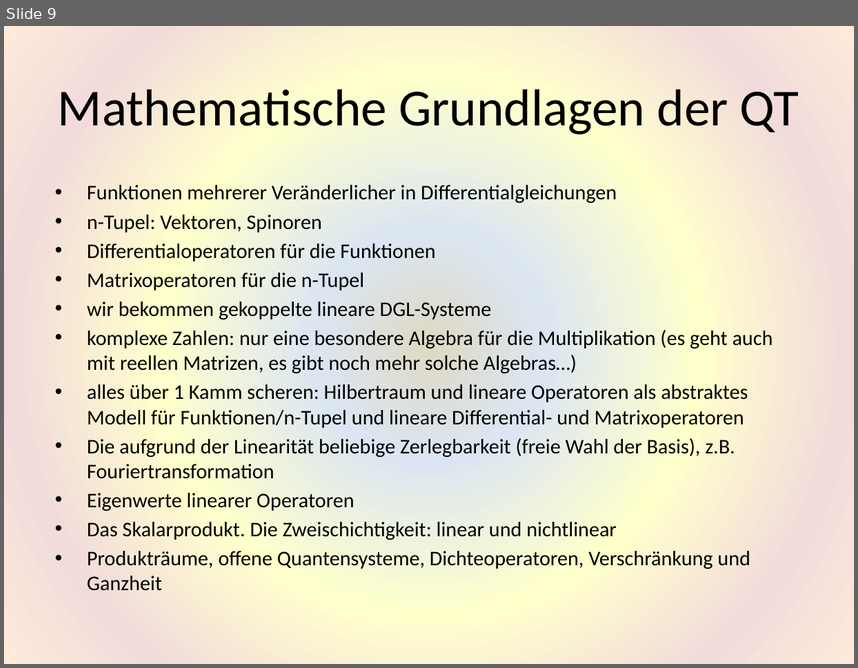
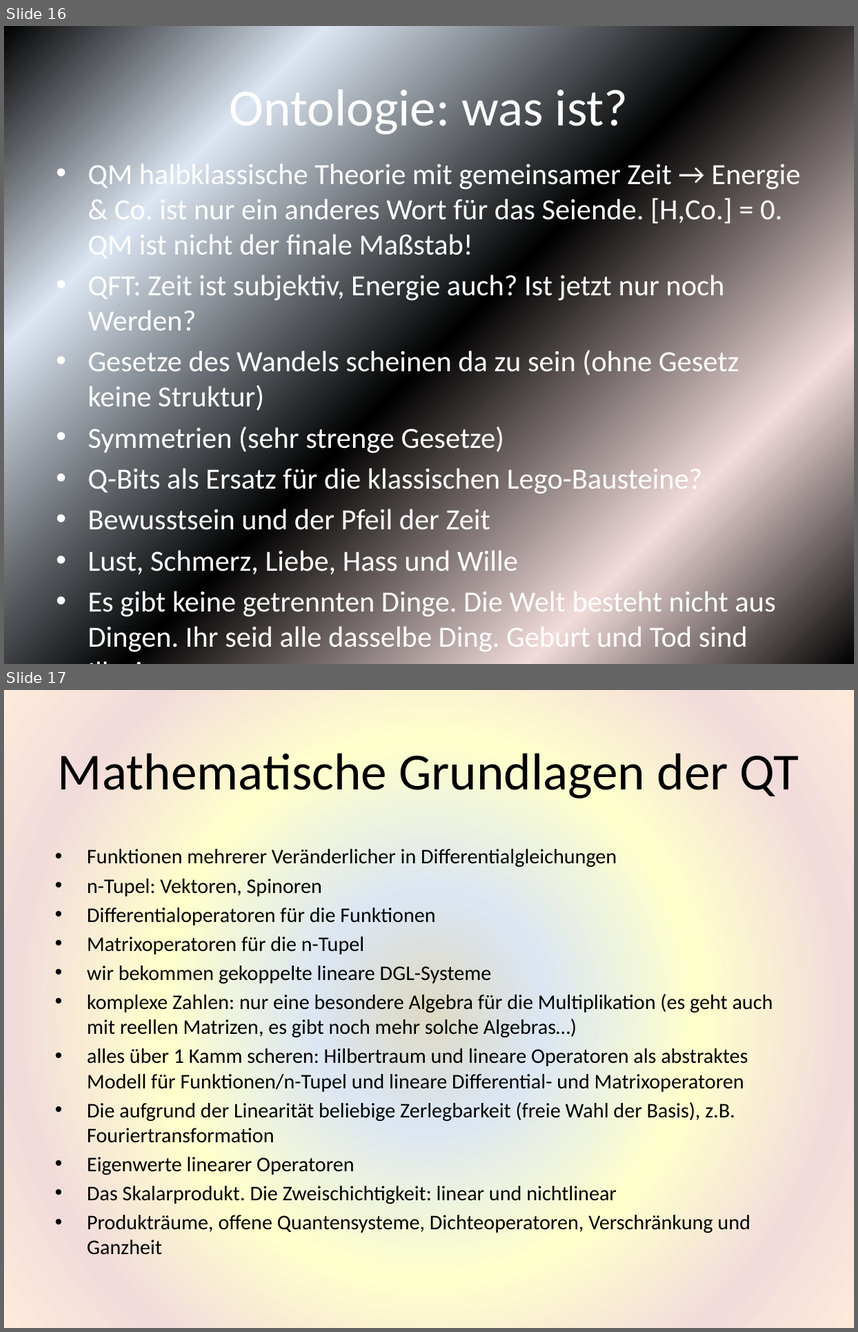
Before and after one commit to HaraldRieder/Physikalismus, a slide deck: Philosophie.pptx. Shown one above the other, each under a label of ours: slide 9 before the commit, slides 16 and 17 after it. The pictures are 858x668 and 858x1332 pixels, drawn with LibreOffice and Linux fonts; fonts in the diff are those of the drawing. Boxes give left, top, right and bottom in pixels: in the first picture for what was removed or moved away, otherwise in the second. Text is boxed around its words. In the diff, an @@ line names an element or a change of style, - is before the commit and + after.

```diff
--- a/Philosophie.pptx
+++ b/Philosophie.pptx
@@ slide 16 added at [4,26,854,664], background gradient #000000 to #DCE6F2 to #F2DCDB @@
@@ title added at [229,82,628,137], 44 pt, text #FFFFFF @@
+Ontologie: was ist?
@@ text added at [88,160,800,652], 24.8 pt, text #FFFFFF @@
+• QM halbklassische Theorie mit gemeinsamer Zeit → Energie & Co. ist nur ein anderes Wort für das Seiende. [H,Co.] = 0. QM ist nicht der finale Maßstab!
+• QFT: Zeit ist subjektiv, Energie auch? Ist jetzt nur noch Werden?
+• Gesetze des Wandels scheinen da zu sein (ohne Gesetz keine Struktur)
+• Symmetrien (sehr strenge Gesetze)
+• Q-Bits als Ersatz für die klassischen Lego-Bausteine?
+• Bewusstsein und der Pfeil der Zeit
+• Lust, Schmerz, Liebe, Hass und Wille
+• Es gibt keine getrennten Dinge. Die Welt besteht nicht aus Dingen. Ihr seid alle dasselbe Ding. Geburt und Tod sind Illusion.
@@ what was slide 9 is now slide 17 @@
```
Also in this commit, not shown: 5 slides changed, 9 other slides added, 2 slides removed.
